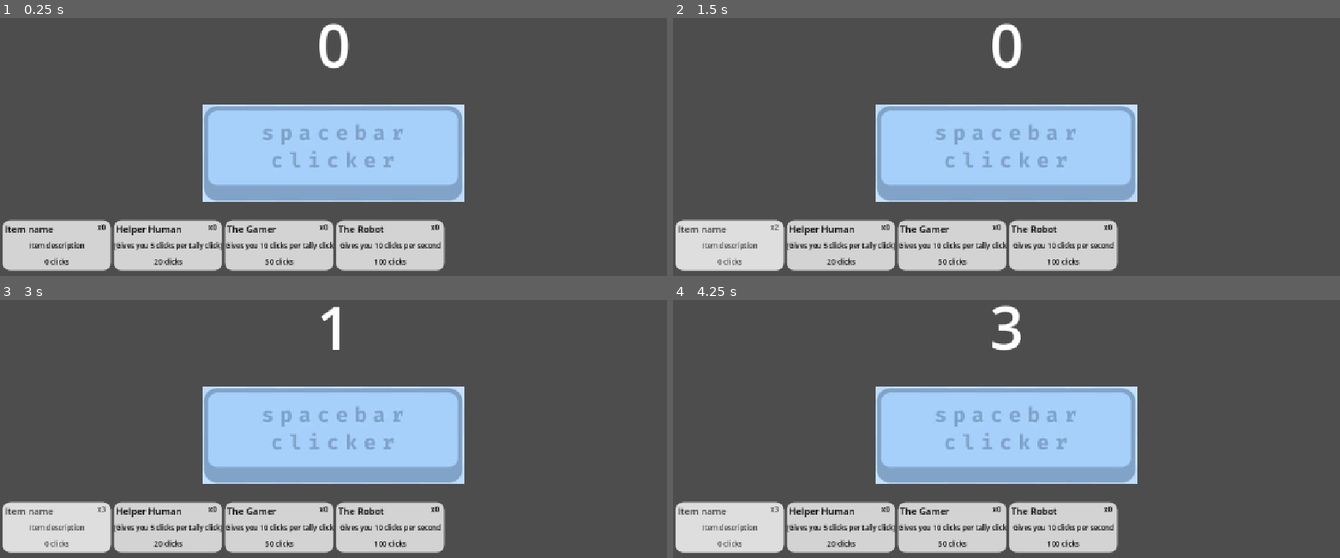
Above: before the commit, frames 1-4 (two rows, left to right).
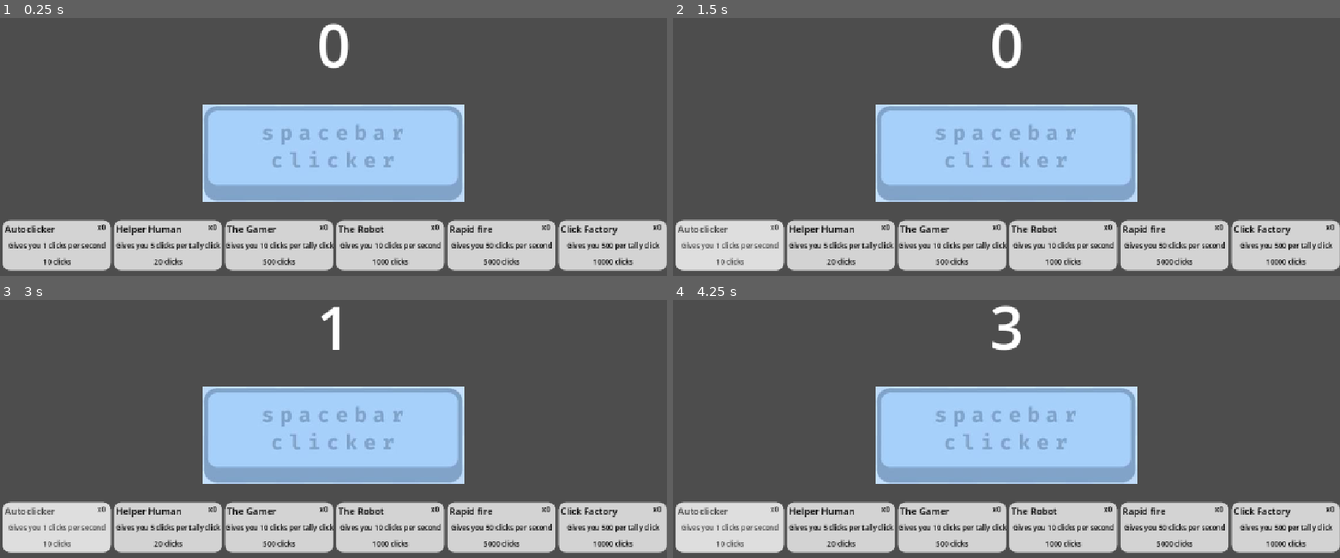
Above: after the commit, the same moments.

Repository: 1fh2gj3hk4jl/Spacebar_Clicker
Game: Godot game, scene res://main_level.tscn
The game is run twice, just before and just after one commit, with the same random seed, the same clock (stepped at 60 frames per second) and the same inputs.
Inputs (mouse positions are in pixels of both pictures, inside the frame that each line leads up to):
- Up to frame 1 (0.25 s): no input
- Up to frame 2 (1.5 s): click (733, 245) at 0.52 s; click (733, 245) at 1.27 s
- Up to frame 3 (3 s): click (60, 527) at 2.02 s; tap Enter at 2.75 s; tap Space (spacebar) at 2.85 s
- Up to frame 4 (4.25 s): tap Space (spacebar) at 3.5, 3.6 s

The runs differ from the first frame. In frame 1, 6.8% of the frame differs, in the area x 0-100%, y 78-99%; in frame 2, 6.7%; in frame 3, 6.7%; in frame 4, 6.7%.
Error before the commit: Invalid access of index '1' on a base object of type: 'Array'. (res://shop.gd:22)

Commit message:
shop

Diff:
--- a/shop.gd
+++ b/shop.gd
@@ -5,10 +5,11 @@
 # [Name, Description, Price, Click Increase, Click per second]
 var itemlist := [
 ["Autoclicker", "Gives you 1 clicks per second", 10, 0, 1],
-["Helper Human", "[Gives you 5 clicks per tally click]", 20, 5, 0],
-["The Gamer", "Gives you 10 clicks per tally click", 50, 10, 0],
-["The Robot", "Gives you 10 clicks per second", 100, 0, 10],
-[""]
+["Helper Human", "Gives you 5 clicks per tally click", 20, 5, 0],
+["The Gamer", "Gives you 10 clicks per tally click", 500, 10, 0],
+["The Robot", "Gives you 10 clicks per second", 1000, 0, 10],
+["Rapid fire", "Gives you 50 clicks per second", 5000, 0, 50],
+["Click Factory", "Gives you 500 per tally click", 10000, 500, 0],
 ]
 
 # Called when the node enters the scene tree for the first time.
